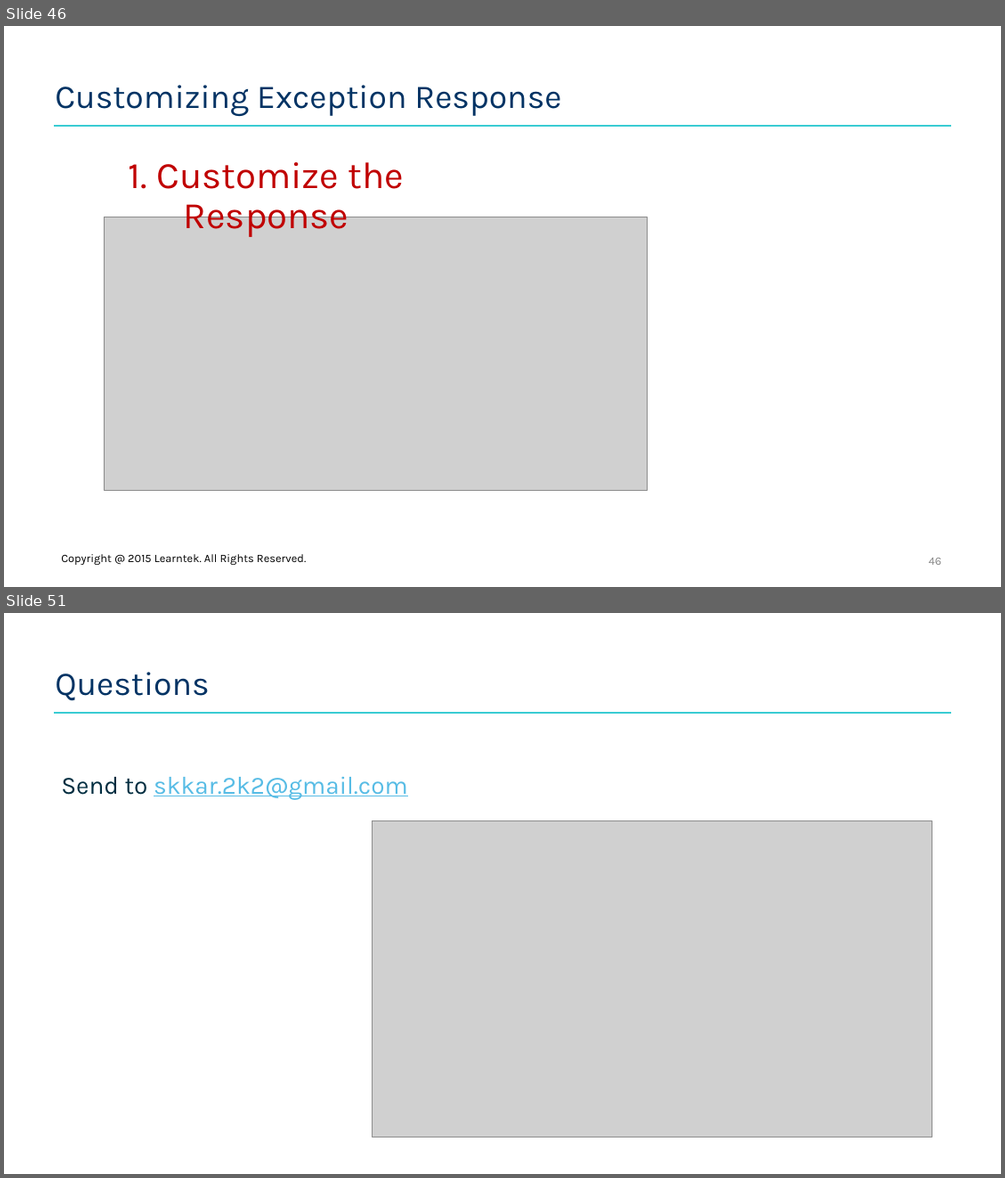
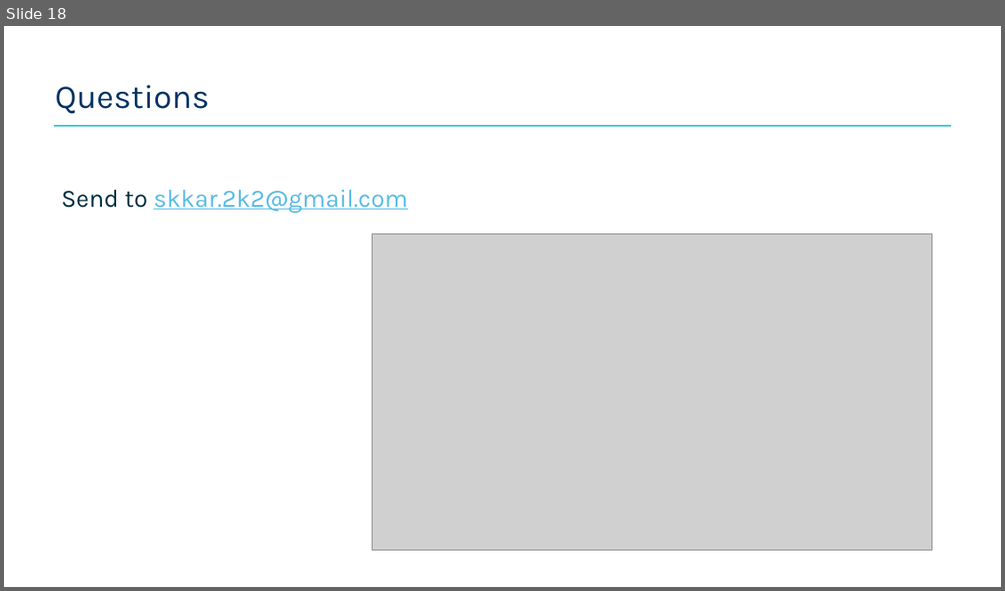
Before and after one commit to santoshkar/SpringBoot, a slide deck: Presentations/Part-1-Spring Boot.pptx. Shown one above the other, each under a label of ours: slides 46 and 51 before the commit, slide 18 after it; the slides between them are not shown. The pictures are 1005x1178 and 1005x591 pixels, drawn with LibreOffice and Linux fonts; fonts in the diff are those of the drawing; grey boxes stand for pictures; background and template pictures are left out. Boxes give left, top, right and bottom in pixels: in the first picture for what was removed or moved away, otherwise in the second. Text is boxed around its words. In the diff, an @@ line names an element or a change of style, - is before the commit and + after.

```diff
--- a/Presentations/Part-1-Spring Boot.pptx
+++ b/Presentations/Part-1-Spring Boot.pptx
@@ slide 46 removed at bbox=[4, 26, 1001, 587], background #FFFFFF; not listed: 1 template element that a slide beside it also shows @@
@@ title removed at bbox=[55, 85, 561, 117] @@
-Customizing Exception Response
@@ text removed at bbox=[129, 162, 404, 237] @@
-1. Customize the Response
@@ picture removed at bbox=[104, 216, 647, 490] @@
@@ text removed at bbox=[61, 554, 306, 564] @@
-Copyright @ 2015 Learntek. All Rights Reserved.
@@ page number removed at bbox=[929, 557, 941, 564] @@
-46
@@ what was slide 51 is now slide 18 @@
```
Also in this commit, not shown: 32 other slides removed, 11 other files.
